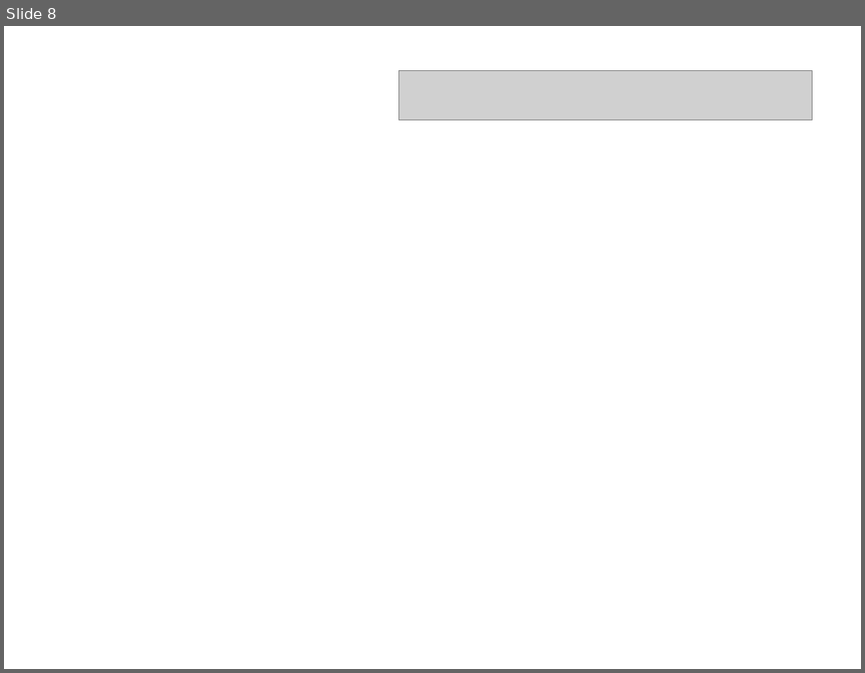
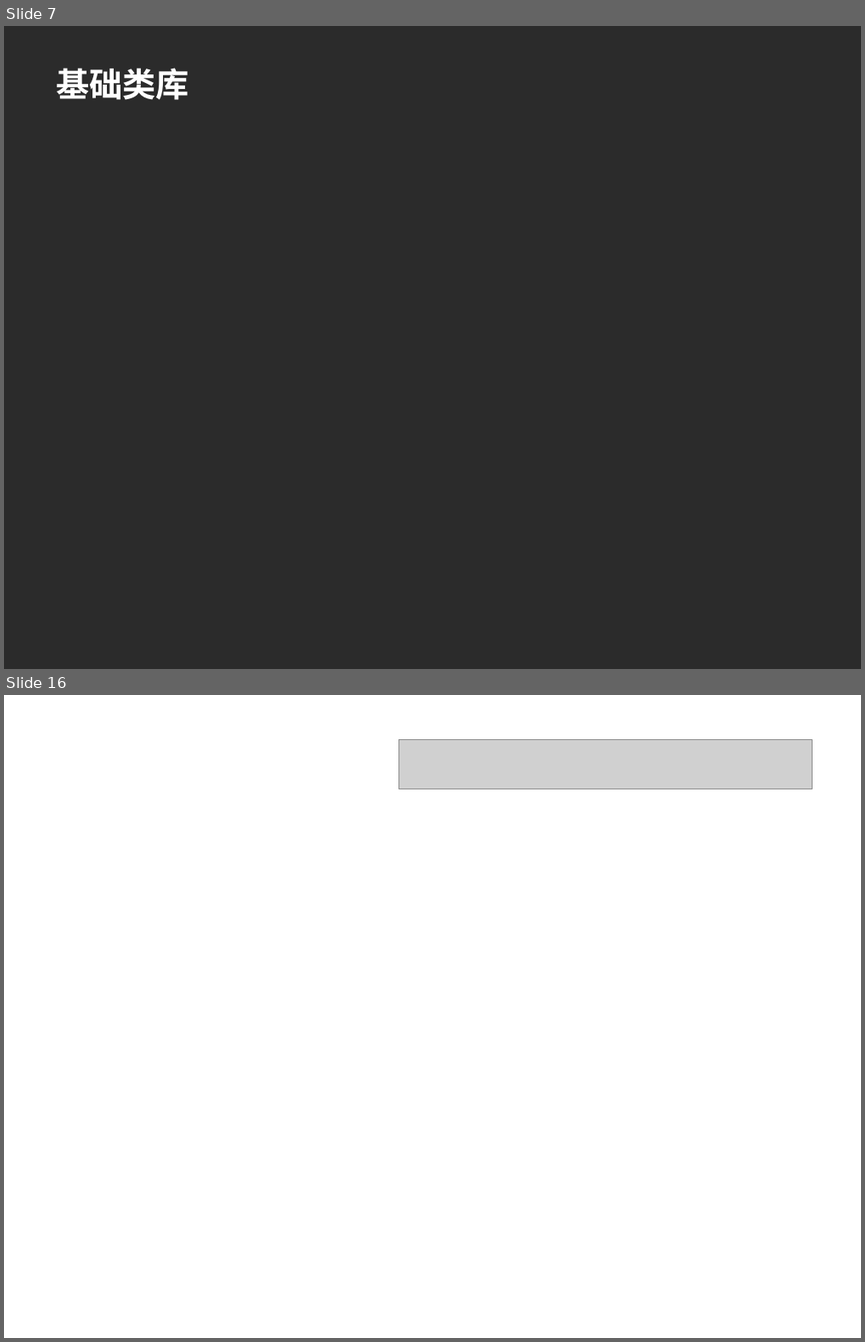
Before and after one commit to machicao2013/mooon, a slide deck: distributed_platform/docs/mooon.ppt. Shown one above the other, each under a label of ours: slide 8 before the commit, slides 7 and 16 after it; the slides between them are not shown. The pictures are 865x673 and 865x1342 pixels, drawn with LibreOffice and Linux fonts; fonts in the diff are those of the drawing; grey boxes stand for pictures; background and template pictures are left out; a plain dark background stands for a picture behind light text. Boxes give left, top, right and bottom in pixels: in the first picture for what was removed or moved away, otherwise in the second. Text is boxed around its words. In the diff, an @@ line names an element or a change of style, - is before the commit and + after.

```diff
--- a/distributed_platform/docs/mooon.ppt
+++ b/distributed_platform/docs/mooon.ppt
@@ slide 7 added at [4,26,861,669], background picture (left out) @@
@@ title added at [57,68,190,100], 28 pt, text #FFFFFF, bold @@
+基础类库
@@ what was slide 8 is now slide 16 @@
```
Also in this commit, not shown: 3 slides changed, 7 other slides added.
